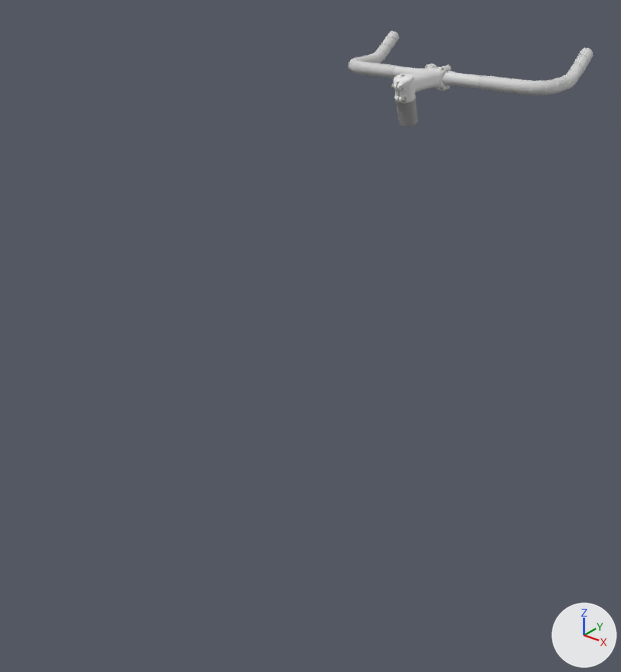
The FBX model Assets/3D-Assets/Bicycle/handlebar.fbx: old version first, new version second.
One viewpoint serves both versions: a camera (50 mm lens) standing at (0.84, -0.554, 0.84) and looking at (0.032, 0.455, 0.214). The lights are fixed; the arrows at lower right show +X, +Y and +Z. Where no turn or scale is listed for an object, it has been applied to the vertices.

Script lines for the objects in view, before the commit:
```python
ob_bullhorn = bpy.data.objects.new('bullhorn', me_cylinder_001)
ob_bullhorn.location = (0.0, 0.869, 0.578)
ob_helix_003 = bpy.data.objects.new('Helix.003', me_mesh_004)
ob_helix_003.location = (0.0, 0.869, 0.578)
ob_spacers = bpy.data.objects.new('spacers', me_cylinder_003)
ob_spacers.location = (0.0, 0.778, 0.511)
ob_stem = bpy.data.objects.new('stem', me_sphere)
ob_stem.location = (0.0, 0.898, 0.578)
ob_stem_bolt_6 = bpy.data.objects.new('stem-bolt-6', me_cylinder_006)
ob_stem_bolt_6.location = (0.00639, 0.745, 0.556)
ob_stem_bolt_6.rotation_euler = (1.571, 0.297, -1.571)  # degrees (90, 17, -90)
ob_stem_cap = bpy.data.objects.new('stem-cap', me_cylinder_002)
ob_stem_cap.location = (0.0, 0.754, 0.59)
```
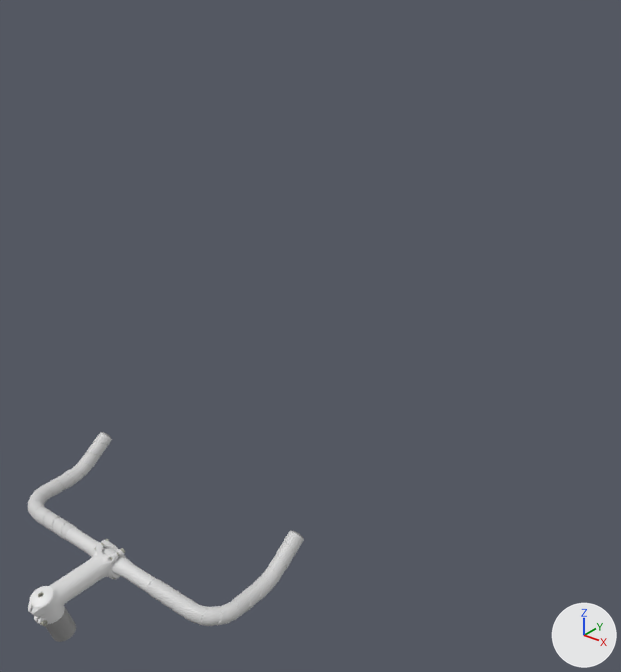
Changed parts and their boxes [x1, y1, x2, y2] in the pictures (621 x 672 px):
'Helix.003', moved
    before: [348, 31, 593, 95]
    after: [28, 433, 304, 626]
'stem', moved
    before: [393, 63, 451, 103]
    after: [28, 540, 126, 625]
'bullhorn', moved
    before: [393, 66, 481, 89]
    after: [66, 527, 156, 593]
'spacers', moved
    before: [396, 98, 418, 127]
    after: [45, 606, 76, 642]
'stem-cap', moved
    before: [394, 74, 413, 82]
    after: [30, 586, 54, 608]
'stem-bolt-6', moved
    before: [394, 97, 406, 102]
    after: [40, 620, 48, 626]

The edits, one by one:
Object 'stem-cap' (ob_stem_cap) moves from (0.0, 0.754, 0.59) to (-0.001, -0.083, 0.018).
Object 'stem' (ob_stem) moves from (0.0, 0.898, 0.578) to (-0.001, 0.061, 0.005).
Object 'bullhorn' (ob_bullhorn) moves from (0.0, 0.869, 0.578) to (-0.001, 0.033, 0.005).
Object 'spacers' (ob_spacers) moves from (0.0, 0.778, 0.511) to (-0.001, -0.059, -0.061).
Object 'stem-bolt-6' (ob_stem_bolt_6) moves from (0.00639, 0.745, 0.556) to (0.00586, -0.0914, -0.0163).
Object 'Helix.003' (ob_helix_003) moves from (0.0, 0.869, 0.578) to (-0.001, 0.033, 0.005).
